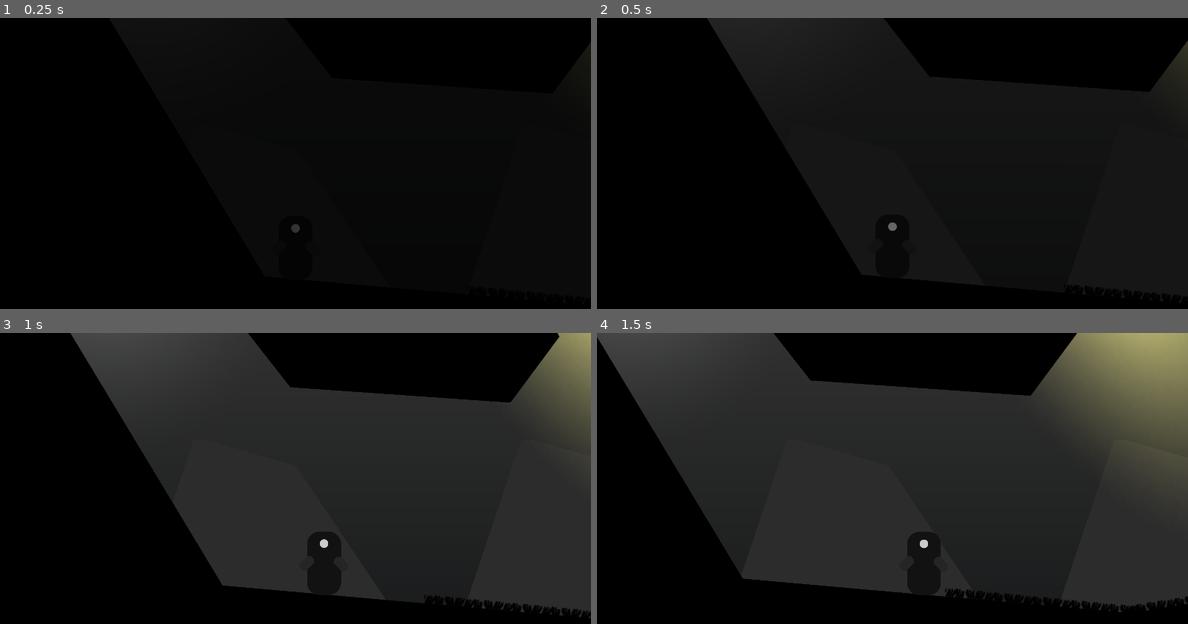
Above: before the commit, frames 1-4 (two rows, left to right).
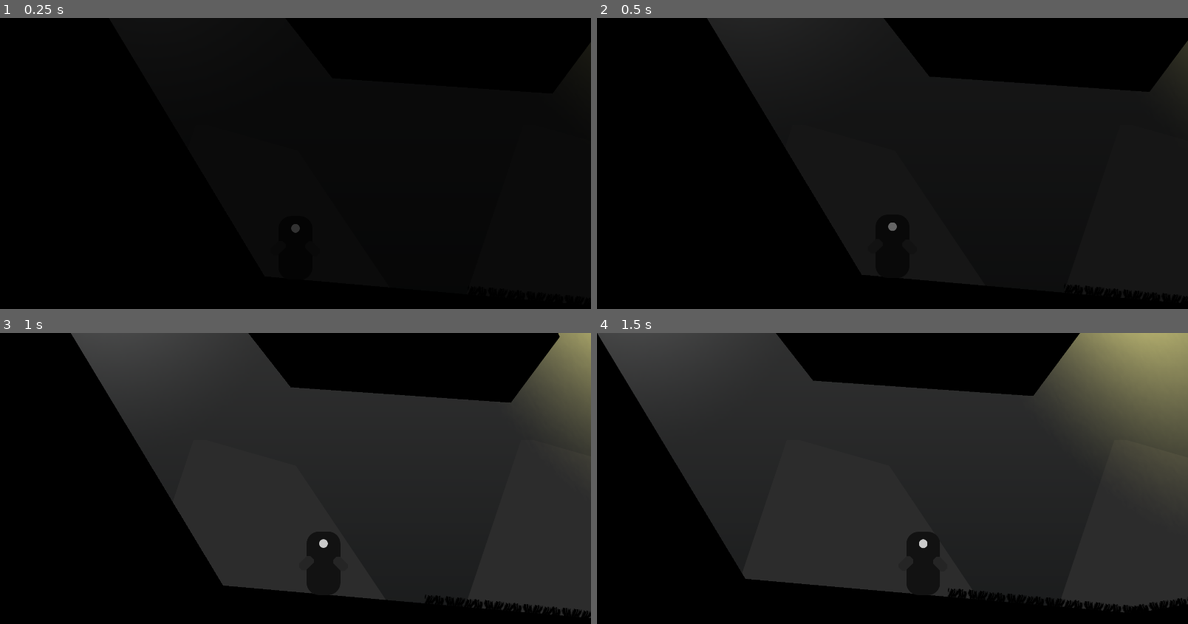
Above: after the commit, the same moments.

Repository: Cowa/A-drop-of-light
Game: Godot game, scene res://levels/LevelTest.tscn
Same seed, same stepped clock (60 frames per second), same inputs: the game is played once before the commit and once after it.
Inputs:
- Up to frame 1 (0.25 s): no input
- Up to frame 2 (0.5 s): no input
- Up to frame 3 (1 s): hold Right (ui_right) from 0.53 s (still down); tap Space (ui_select) at 0.6, 0.77 s
- Up to frame 4 (1.5 s): keep holding Right (ui_right); tap Space (ui_select) at 1.07, 1.35 s

Frames 1-2 are identical in both runs. In frame 3, 0.1% of the frame differs, in the area x 11-95%, y 0-94%; in frame 4, 0.8%, in the area x 0-100%, y 0-96%.

Commit message:
Improve physics player

Diff:
--- a/player/Player.gd
+++ b/player/Player.gd
@@ -33,7 +33,7 @@
 		Plant.hide()
 
 
-func _input(event):
+func get_input():
 	if not can_play: return
 
 	velocity.x = 0
@@ -53,7 +53,7 @@
 		velocity.x -= run_speed
 
 	# Pick
-	if Input.is_action_just_pressed("ui_select") and not jumping and plant_detected:
+	if Input.is_action_just_pressed("ui_select") and plant_detected:
 		plant_world = plant_detected
 		emit_signal("pick_plant")
 		plant_holding = true
@@ -66,7 +66,7 @@
 
 		first_pickup = false
 		StateMachine.travel("flower_picking")
-	elif Input.is_action_just_pressed("ui_select") and not jumping and plant_holding:
+	elif Input.is_action_just_pressed("ui_select") and plant_holding:
 		plant_holding = false
 		StateMachine.travel("flower_drop")
 		Plant.hide()
@@ -78,16 +78,21 @@
 
 
 func _physics_process(delta):
+	get_input()
 	velocity.y += gravity * delta
 
-	if jumping and is_on_floor():
-		jumping = false
+#	if is_on_floor():
+#		jumping = false
 
 	# Prevent sliding
 	if is_on_floor() and not input_movement:
 		velocity.x = 0
 
-	velocity = move_and_slide(velocity, Vector2.UP, true, 32, deg2rad(46))
+	var snap = Vector2(0, 32)
+
+	if jumping: snap = Vector2()
+
+	velocity = move_and_slide_with_snap(velocity, snap, Vector2.UP, true, 4, deg2rad(46))
 
 
 func enemy_touched(vel):
--- a/player/Player.tscn
+++ b/player/Player.tscn
@@ -755,7 +755,6 @@
 __meta__ = {
 "_edit_group_": true
 }
-jump_speed = -1000
 
 [node name="Body" type="Sprite" parent="."]
 modulate = Color( 0.109804, 0.109804, 0.109804, 1 )
